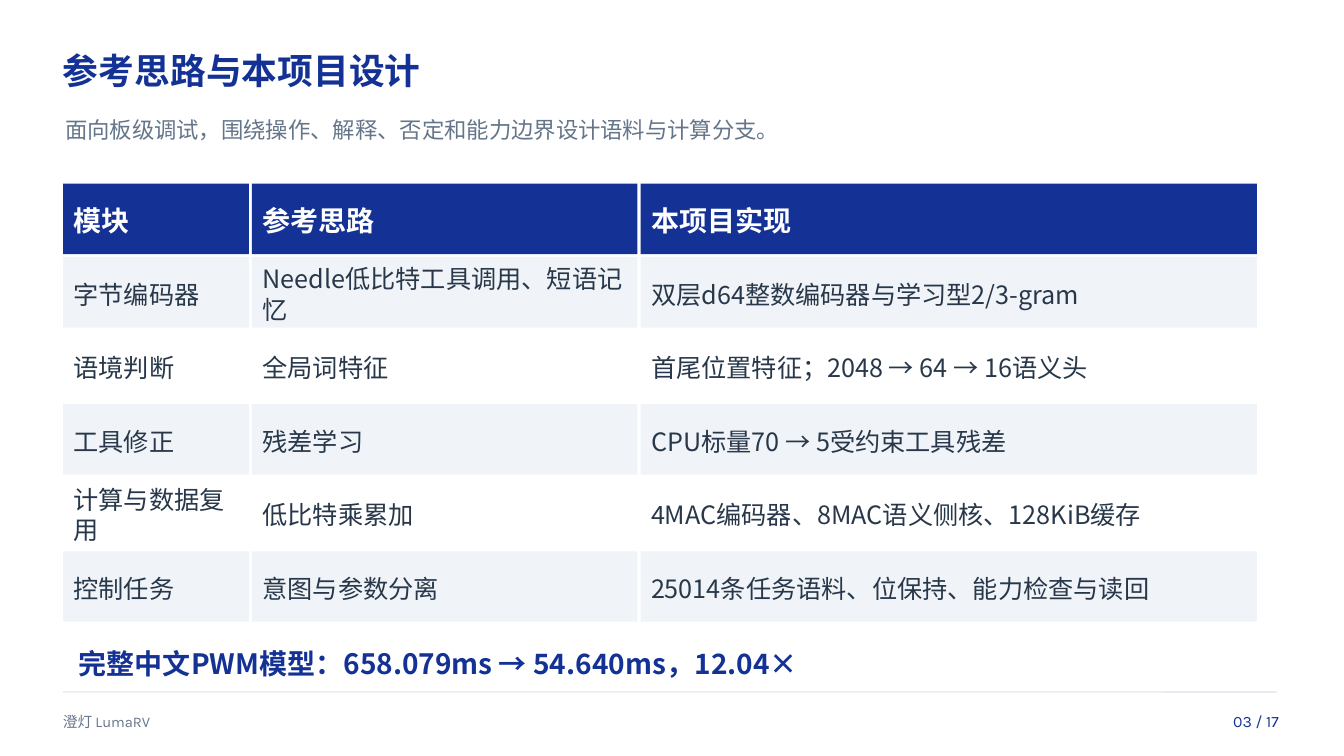
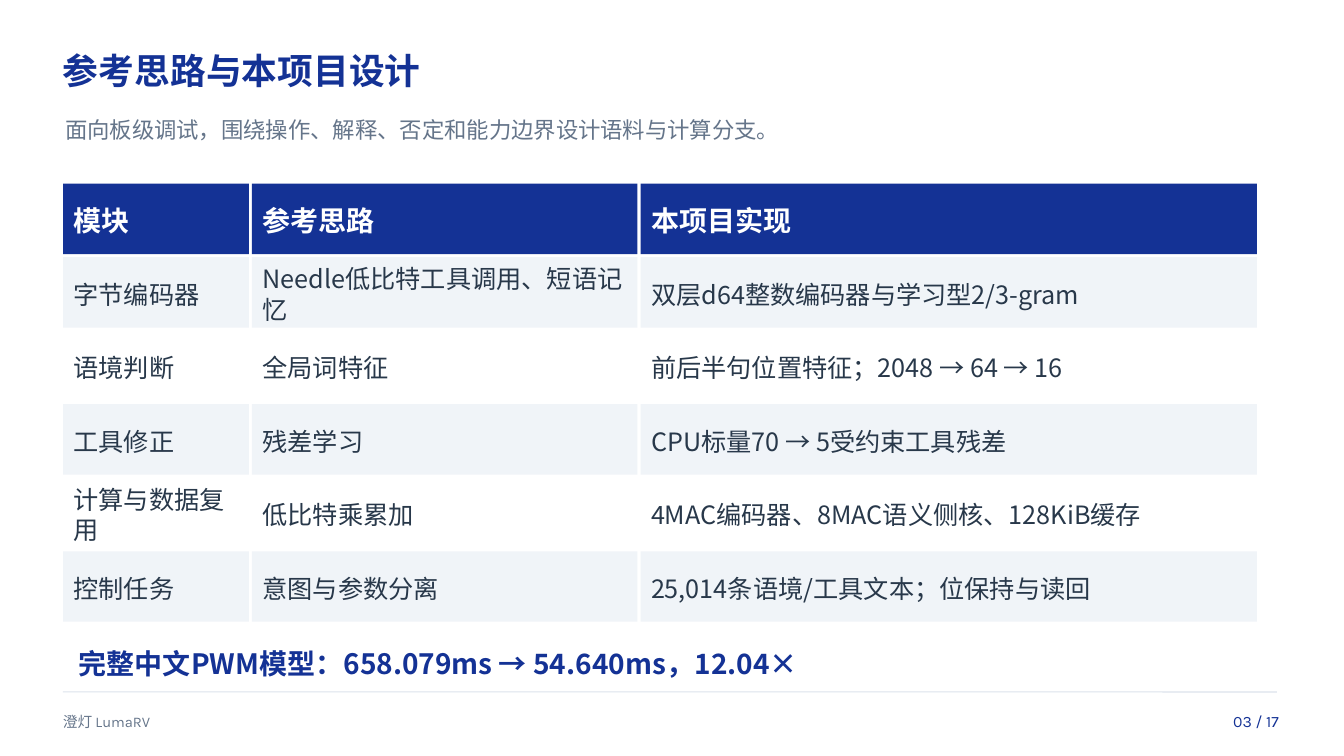
Before and after one commit to luffy1688/FPGA-RISC-CPU, a slide deck: slide 3 of docs/LumaRV_答辩演示.pptx. Drawn at 1344x756 pixels with LibreOffice and Linux fonts; fonts in the diff are those of the drawing. Boxes give left, top, right and bottom in pixels: in the first picture for what was removed or moved away, otherwise in the second. Text is boxed around its words. In the diff, an @@ line names an element or a change of style, - is before the commit and + after.

```diff
--- a/docs/LumaRV_答辩演示.pptx
+++ b/docs/LumaRV_答辩演示.pptx
@@ text in rectangle at box(651, 355, 1063, 381): text changed @@
-首尾位置特征；2048 → 64 → 16语义头
+前后半句位置特征；2048 → 64 → 16
@@ text in rectangle at box(651, 577, 1091, 603): text changed @@
-25014条任务语料、位保持、能力检查与读回
+25,014条语境/工具文本；位保持与读回
```
Also in this commit, not shown: 9 other slides changed, 24 other files.
